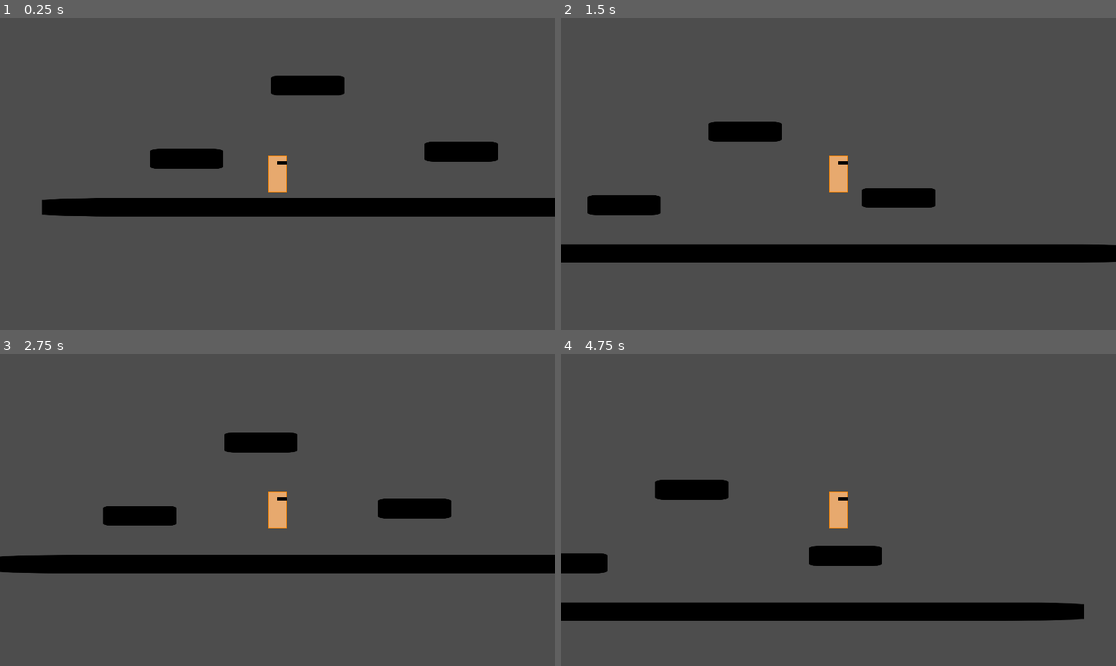
Above: before the commit, frames 1-4 (two rows, left to right).
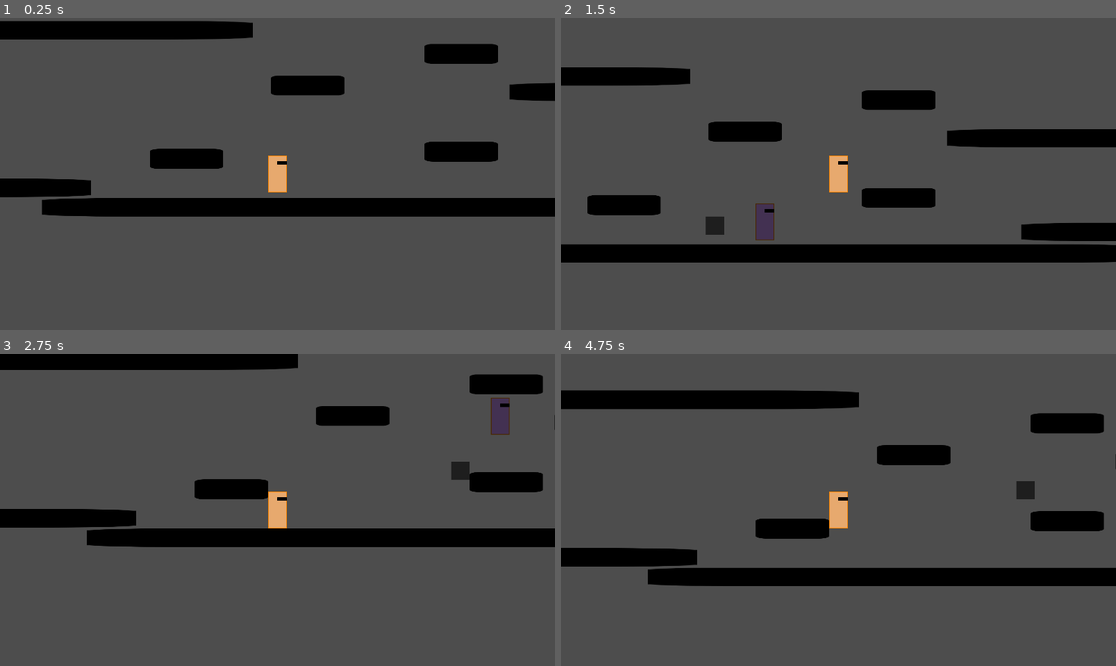
Above: after the commit, the same moments.

Repository: rinevard/Shadow
Game: Godot game, scene res://scenes/main.tscn
Same seed, same stepped clock (60 frames per second), same inputs: the game is played once before the commit and once after it. The engine's default icon, where the game draws it, is replaced by a stand-in: a white triangle on a blue panel in a dark square.
Inputs:
- Up to frame 1 (0.25 s): no input
- Up to frame 2 (1.5 s): hold 1 (ink, bound only after the commit) 0.53-1.28 s; hold D (right) from 0.53 s (still down); tap Space (jump) at 0.77, 1.07 s; tap 2 (simulate-imitation, bound only after the commit) at 0.8, 1.35 s
- Up to frame 3 (2.75 s): tap Space (jump) at 1.52, 1.55, 1.82, 2.1 s; release D (right) at 2.03 s; hold A (left) from 2.03 s (still down); hold 1 (ink, bound only after the commit) from 2.03 s (still down)
- Up to frame 4 (4.75 s): release A (left) at 2.78 s; release 1 (ink, bound only after the commit) at 2.78 s; hold D (right) 2.78-4.28 s; tap 1 (ink, bound only after the commit) at 2.85, 4.35 s; tap Space (jump) at 3.02, 3.32, 3.77, 3.8, 4.07, 4.52 s; tap 2 (simulate-imitation, bound only after the commit) at 3.05 s; hold 2 (simulate-imitation, bound only after the commit) 3.53-4.28 s; hold A (left) from 4.28 s (still down)

The runs differ from the first frame. In frame 1, 4.9% of the frame differs, in the area x 0-100%, y 0-58%; in frame 2, 5.4%; in frame 3, 21%, in the area x 0-100%, y 0-71%; in frame 4, 20%.

Commit message:
仿行和墨水做好了. TODO: 修改actioncomponent使其能同时处理多个动作

Diff:
--- a/globals/recorder.gd
+++ b/globals/action_recorder.gd
@@ -4,7 +4,7 @@
 关于仿行
 大致思路可以是这样的:
 	按下按钮时调用 reset_action_record() 和 start_record_action() 来重置并开始记录
-	每当玩家输入操作, 调用 record_action() 来记录
+	持续调用 record_action() 来记录
 	再次按下仿行时开始复读:
 		首先调用 end_record_action() 来终止记录, 用 get_record_actions 获取记录,
 		然后 for act, time in 记录:
@@ -24,14 +24,15 @@
 			在 TODO 做完的瞬间后: []
 				新增的记录重新进入 TODO, 我们也重新开始记录
 """
-## 形如 [[action, time1], [action, time2], ...] 的列表, time 的单位为秒
-## time_k 为从记录开始到第 k 个操作的时间.
+## 输入的 actions 是形如[[action, time1], [action, time2], ...] 的列表, time 的单位为秒
+## time1 从 0 开始, time_k 对应的 action 表示在 time_k 时按下的动作. 如果那一刻没有按下动作, action 为 -1
 var action_time_queue: Array[Array] = []
 var is_recording_action: bool = false
 var action_record_start_sec: float = -1.0 # 单位为秒
 
 ## 清空记录的操作
 func reset_action_record():
+	action_record_start_sec = Time.get_ticks_msec() / 1000.0
 	action_time_queue = []
 
 ## 开始记录操作
@@ -48,12 +49,12 @@
 ## 在记录前应当先调用 start_record_action 来开始记录
 func record_action(action: int):
 	assert(is_recording_action, "尚未开始记录 action!")
-	assert(action in Enum.Actions.values(), "要记录的 action 不在 Enum.Actions 里! action 为 " + str(action))
+	assert(action == -1 or action in Enum.Actions.values(), "要记录的 action 不在 Enum.Actions 里! action 为 " + str(action))
 	var cur_sec: float = Time.get_ticks_msec() / 1000.0
 	action_time_queue.append([action, cur_sec - action_record_start_sec])
-	print("debug: ")
-	print(action_time_queue)
 
 ## 返回截至调用该函数时记录的所有操作
+var time: int = 0
 func get_record_actions() -> Array:
+	time += 1
 	return action_time_queue.duplicate(true)
--- a/project.godot
+++ b/project.godot
@@ -10,7 +10,7 @@
 
 [application]
 
-config/name="新建游戏项目"
+config/name="如影随形"
 run/main_scene="res://scenes/main.tscn"
 config/features=PackedStringArray("4.3", "Forward Plus")
 config/icon="res://icon.svg"
@@ -18,7 +18,7 @@
 [autoload]
 
 Enum="*res://globals/enum.gd"
-Recorder="*res://globals/recorder.gd"
+ActionRecorder="*res://globals/action_recorder.gd"
 
 [display]
 
@@ -46,16 +46,36 @@
 }
 ink={
 "deadzone": 0.5,
-"events": []
+"events": [null, Object(InputEventKey,"resource_local_to_scene":false,"resource_name":"","device":-1,"window_id":0,"alt_pressed":false,"shift_pressed":false,"ctrl_pressed":false,"meta_pressed":false,"pressed":false,"keycode":0,"physical_keycode":49,"key_label":0,"unicode":49,"location":0,"echo":false,"script":null)
+]
 }
-simulate-movement={
+simulate-imitation={
 "deadzone": 0.5,
-"events": []
+"events": [Object(InputEventKey,"resource_local_to_scene":false,"resource_name":"","device":-1,"window_id":0,"alt_pressed":false,"shift_pressed":false,"ctrl_pressed":false,"meta_pressed":false,"pressed":false,"keycode":0,"physical_keycode":50,"key_label":0,"unicode":50,"location":0,"echo":false,"script":null)
+]
 }
 simulate-path={
 "deadzone": 0.5,
-"events": []
+"events": [Object(InputEventKey,"resource_local_to_scene":false,"resource_name":"","device":-1,"window_id":0,"alt_pressed":false,"shift_pressed":false,"ctrl_pressed":false,"meta_pressed":false,"pressed":false,"keycode":0,"physical_keycode":51,"key_label":0,"unicode":51,"location":0,"echo":false,"script":null)
+]
 }
+remove-imitation={
+"deadzone": 0.5,
+"events": [Object(InputEventKey,"resource_local_to_scene":false,"resource_name":"","device":-1,"window_id":0,"alt_pressed":false,"shift_pressed":true,"ctrl_pressed":false,"meta_pressed":false,"pressed":false,"keycode":0,"physical_keycode":50,"key_label":0,"unicode":64,"location":0,"echo":false,"script":null)
+]
+}
+remove-ink={
+"deadzone": 0.5,
+"events": [Object(InputEventKey,"resource_local_to_scene":false,"resource_name":"","device":-1,"window_id":0,"alt_pressed":false,"shift_pressed":true,"ctrl_pressed":false,"meta_pressed":false,"pressed":false,"keycode":0,"physical_keycode":49,"key_label":0,"unicode":33,"location":0,"echo":false,"script":null)
+]
+}
+
+[layer_names]
+
+2d_physics/layer_1="Ground"
+2d_physics/layer_2="Player"
+2d_physics/layer_3="ActionShadow"
+2d_physics/layer_4="PathShadow"
 
 [physics]
 
--- /dev/null
+++ b/scenes/components/player_action_component.gd
@@ -0,0 +1,20 @@
+class_name PlayerActionComponent
+extends Node2D
+
+@export var character_body: CharacterBody2D
+@export var speed: float = 900.0
+@export var jump_velocity: float = -1550.0
+
+## 接受一个动作(输入为 -1 或 autoload 里的 enum 值), 让 character_body 做出相应行为
+## 如果输入为 -1, 表示没有输入的动作, character_body 将减速
+func handle_action(action: int):
+	match action:
+		Enum.Actions.LEFT:
+			character_body.velocity.x = -1 * speed
+		Enum.Actions.RIGHT:
+			character_body.velocity.x = 1 * speed
+		Enum.Actions.JUMP:
+			if character_body.is_on_floor():
+				character_body.velocity.y = jump_velocity
+		_:
+			character_body.velocity.x = move_toward(character_body.velocity.x, 0, speed)
--- /dev/null
+++ b/scenes/components/player_action_component.tscn
@@ -0,0 +1,6 @@
+[gd_scene load_steps=2 format=3 uid="uid://bavkqly6p0cwh"]
+
+[ext_resource type="Script" path="res://scenes/components/player_action_component.gd" id="1_lfx0s"]
+
+[node name="PlayerActionComponent" type="Node2D"]
+script = ExtResource("1_lfx0s")
--- a/scenes/environment/ground.tscn
+++ b/scenes/environment/ground.tscn
@@ -6,6 +6,7 @@
 size = Vector2(128, 128)
 
 [node name="Ground" type="StaticBody2D"]
+collision_mask = 7
 
 [node name="Sprite2D" type="Sprite2D" parent="."]
 modulate = Color(0, 0, 0, 1)
--- a/scenes/main.tscn
+++ b/scenes/main.tscn
@@ -12,6 +12,22 @@
 position = Vector2(1234, 1024)
 scale = Vector2(35.56, 1)
 
+[node name="Ground5" parent="Grounds" instance=ExtResource("1_lbe3k")]
+position = Vector2(-2978, 889)
+scale = Vector2(35.56, 1)
+
+[node name="Ground6" parent="Grounds" instance=ExtResource("1_lbe3k")]
+position = Vector2(4983, 875)
+scale = Vector2(35.56, 1)
+
+[node name="Ground7" parent="Grounds" instance=ExtResource("1_lbe3k")]
+position = Vector2(4470, 226)
+scale = Vector2(35.56, 1)
+
+[node name="Ground8" parent="Grounds" instance=ExtResource("1_lbe3k")]
+position = Vector2(-1859, -202)
+scale = Vector2(35.56, 1)
+
 [node name="Ground2" parent="Grounds" instance=ExtResource("1_lbe3k")]
 position = Vector2(-41.0001, 689)
 scale = Vector2(3.969, 1.0815)
@@ -24,6 +40,26 @@
 position = Vector2(1860, 639)
 scale = Vector2(3.969, 1.0815)
 
+[node name="Ground9" parent="Grounds" instance=ExtResource("1_lbe3k")]
+position = Vector2(1860, -38)
+scale = Vector2(3.969, 1.0815)
+
+[node name="Ground10" parent="Grounds" instance=ExtResource("1_lbe3k")]
+position = Vector2(1860, -765)
+scale = Vector2(3.969, 1.0815)
+
+[node name="Ground11" parent="Grounds" instance=ExtResource("1_lbe3k")]
+position = Vector2(1853, -1635)
+scale = Vector2(3.969, 1.0815)
+
+[node name="Ground12" parent="Grounds" instance=ExtResource("1_lbe3k")]
+position = Vector2(820, -2070)
+scale = Vector2(3.969, 1.0815)
+
+[node name="Ground13" parent="Grounds" instance=ExtResource("1_lbe3k")]
+position = Vector2(2167, -2697)
+scale = Vector2(3.969, 1.0815)
+
 [node name="Player" parent="." instance=ExtResource("2_nbq18")]
 position = Vector2(588, 706)
 
--- a/scenes/player/player.gd
+++ b/scenes/player/player.gd
@@ -1,24 +1,93 @@
 extends CharacterBody2D
 
+@onready var player_action_component: PlayerActionComponent = $PlayerActionComponent
 
-const SPEED = 900.0
-const JUMP_VELOCITY = -1550.0
+# 墨
+const INK_SHADOW = preload("res://scenes/shadows/ink_shadow.tscn")
+var ink_shadow: Node2D = null
 
+# 循迹相关
+
+# 仿行相关
+const IMITATION_SHADOW = preload("res://scenes/shadows/imitation_shadow.tscn")
+var is_recording_action: bool = false
+var imitation_shadow_born_global_pos: Vector2
+var imitation_shadow: ImitationShadow = null
+
+var ink_pressed_time: int = 0:
+	set(value):
+		ink_pressed_time = value
+		if ink_pressed_time == 0:
+			if ink_shadow and is_instance_valid(ink_shadow):
+				ink_shadow.call_deferred("queue_free")
+		elif ink_pressed_time == 1:
+			ink_shadow = INK_SHADOW.instantiate()
+			get_tree().root.add_child(ink_shadow)
+			ink_shadow.global_position = global_position
+		else:
+			# 互换位置
+			var tmp = global_position
+			global_position = ink_shadow.global_position
+			ink_shadow.global_position = tmp
+
+var imitation_pressed_time: int = 0:
+	set(value):
+		imitation_pressed_time = value
+		if imitation_pressed_time == 0:
+			ActionRecorder.reset_action_record()
+			ActionRecorder.end_record_action()
+			is_recording_action = false
+			if imitation_shadow and is_instance_valid(imitation_shadow):
+				imitation_shadow.call_deferred("queue_free")
+		elif imitation_pressed_time == 1:
+			ActionRecorder.start_record_action()
+			is_recording_action = true
+			imitation_shadow_born_global_pos = global_position
+			print("开始记录!")
+		elif imitation_pressed_time == 2:
+			imitation_shadow = IMITATION_SHADOW.instantiate()
+			get_tree().root.add_child(imitation_shadow)
+			imitation_shadow.global_position = imitation_shadow_born_global_pos
+			imitation_shadow.all_action_completed.connect(_on_all_actions_completed)
+			_on_all_actions_completed()
+		else:
+			# 互换位置
+			var tmp = global_position
+			global_position = imitation_shadow.global_position
+			imitation_shadow.global_position = tmp
 
 func _physics_process(delta):
 	# Add the gravity.
 	if not is_on_floor():
 		velocity += get_gravity() * delta
 
-	# Handle jump.
-	if Input.is_action_just_pressed("jump") and is_on_floor():
-		velocity.y = JUMP_VELOCITY
+	var action: int = -1
+	if Input.is_action_just_pressed("jump"):
+		action = Enum.Actions.JUMP
+	elif Input.is_action_pressed("left"):
+		action = Enum.Actions.LEFT
+	elif Input.is_action_pressed("right"):
+		action = Enum.Actions.RIGHT
 
-	# Get the input direction and handle the movement/deceleration.
-	var direction = Input.get_axis("left", "right")
-	if direction:
-		velocity.x = direction * SPEED
-	else:
-		velocity.x = move_toward(velocity.x, 0, SPEED)
+	player_action_component.handle_action(action)
+
+	if is_recording_action:
+		ActionRecorder.call_deferred("record_action", action)
 
 	move_and_slide()
+
+func _unhandled_input(event):
+	if event.is_action_pressed("remove-imitation"):
+		imitation_pressed_time = 0
+	elif event.is_action_pressed("simulate-imitation"):
+		imitation_pressed_time += 1
+	if event.is_action_pressed("remove-ink"):
+		ink_pressed_time = 0
+	elif event.is_action_pressed("ink"):
+		ink_pressed_time += 1
+
+func _on_all_actions_completed():
+	assert(is_instance_valid(imitation_shadow) and imitation_shadow != null, "在 imitation_shadow 不合法时调用了 _on_actions_completed!")
+	var actions = ActionRecorder.get_record_actions()
+	imitation_shadow.repeat_actions(actions)
+	ActionRecorder.reset_action_record()
--- a/scenes/player/player.tscn
+++ b/scenes/player/player.tscn
@@ -1,12 +1,14 @@
-[gd_scene load_steps=4 format=3 uid="uid://dp6q245eoab1n"]
+[gd_scene load_steps=5 format=3 uid="uid://dp6q245eoab1n"]
 
 [ext_resource type="Texture2D" uid="uid://iekwlnxh1maf" path="res://assets/arts/player/Player.png" id="1_lp5rp"]
 [ext_resource type="Script" path="res://scenes/player/player.gd" id="1_t805c"]
+[ext_resource type="PackedScene" uid="uid://bavkqly6p0cwh" path="res://scenes/components/player_action_component.tscn" id="3_6ig64"]
 
 [sub_resource type="RectangleShape2D" id="RectangleShape2D_kcwnu"]
 size = Vector2(128, 256)
 
 [node name="Player" type="CharacterBody2D"]
+collision_layer = 2
 script = ExtResource("1_t805c")
 
 [node name="Sprite2D" type="Sprite2D" parent="."]
@@ -14,3 +16,6 @@
 
 [node name="CollisionShape2D" type="CollisionShape2D" parent="."]
 shape = SubResource("RectangleShape2D_kcwnu")
+
+[node name="PlayerActionComponent" parent="." node_paths=PackedStringArray("character_body") instance=ExtResource("3_6ig64")]
+character_body = NodePath("..")
--- /dev/null
+++ b/scenes/shadows/imitation_shadow.gd
@@ -0,0 +1,43 @@
+class_name ImitationShadow
+extends CharacterBody2D
+
+signal all_action_completed()
+@onready var player_action_component: PlayerActionComponent = $PlayerActionComponent
+
+## 记录尚未完成的 actions 数量, 在所有 action 完成后发出信号来获取新的 actions
+var action_num_to_complete: int = 0:
+	set(num):
+		action_num_to_complete = num
+		if action_num_to_complete == 0:
+			all_action_completed.emit()
+var cur_pressed_action: int = -1
+
+func _physics_process(delta):
+	# Add the gravity.
+	if not is_on_floor():
+		velocity += get_gravity() * delta
+	if cur_pressed_action == Enum.Actions.JUMP:
+		print("repeat jump!")
+
+	player_action_component.handle_action(cur_pressed_action)
+
+	move_and_slide()
+
+## 输入的 actions 是形如[[action, time1], [action, time2], ...] 的列表, time 的单位为秒
+## time_1 从 0 开始, time_k 对应的 action 表示在 time_k 时按下的动作. 如果那一刻没有按下动作, action 为 -1
+func repeat_actions(actions: Array[Array]):
+	# TODO
+	# 现在的 bug 是有些 action 会被吞掉, 诱因是两个 action 有相同的 time.
+	# 我们要修改 ActionComponent, 让它能在同一时刻处理多个动作.
+	# 做个类似输入缓存的东西?
+	for tuple in actions:
+		var action = tuple[0]
+		var time = tuple[1]
+		act_after_time(action, time)
+
+## 在 time 时间后把 action 设为 cur_pressed_action
+func act_after_time(action: int, time: float):
+	action_num_to_complete += 1
+	await get_tree().create_timer(time).timeout
+	cur_pressed_action = action
+	action_num_to_complete -= 1
--- /dev/null
+++ b/scenes/shadows/imitation_shadow.tscn
@@ -0,0 +1,22 @@
+[gd_scene load_steps=5 format=3 uid="uid://biynif1kos1ad"]
+
+[ext_resource type="Script" path="res://scenes/shadows/imitation_shadow.gd" id="1_voxsx"]
+[ext_resource type="PackedScene" uid="uid://bavkqly6p0cwh" path="res://scenes/components/player_action_component.tscn" id="2_skn7y"]
+[ext_resource type="Texture2D" uid="uid://iekwlnxh1maf" path="res://assets/arts/player/Player.png" id="3_tfcbt"]
+
+[sub_resource type="RectangleShape2D" id="RectangleShape2D_4fju0"]
+size = Vector2(128, 256)
+
+[node name="ImitationShadow" type="CharacterBody2D"]
+collision_layer = 4
+script = ExtResource("1_voxsx")
+
+[node name="Sprite2D" type="Sprite2D" parent="."]
+modulate = Color(0.290196, 0.290196, 0.741176, 1)
+texture = ExtResource("3_tfcbt")
+
+[node name="CollisionShape2D" type="CollisionShape2D" parent="."]
+shape = SubResource("RectangleShape2D_4fju0")
+
+[node name="PlayerActionComponent" parent="." node_paths=PackedStringArray("character_body") instance=ExtResource("2_skn7y")]
+character_body = NodePath("..")
--- /dev/null
+++ b/scenes/shadows/ink_shadow.tscn
@@ -0,0 +1,10 @@
+[gd_scene load_steps=2 format=3 uid="uid://celmmujyl8u8l"]
+
+[ext_resource type="Texture2D" uid="uid://iekwlnxh1maf" path="res://assets/arts/player/Player.png" id="1_47vaf"]
+
+[node name="InkShadow" type="Node2D"]
+
+[node name="Sprite2D" type="Sprite2D" parent="."]
+modulate = Color(0, 0, 0, 0.6)
+scale = Vector2(1, 0.5)
+texture = ExtResource("1_47vaf")
